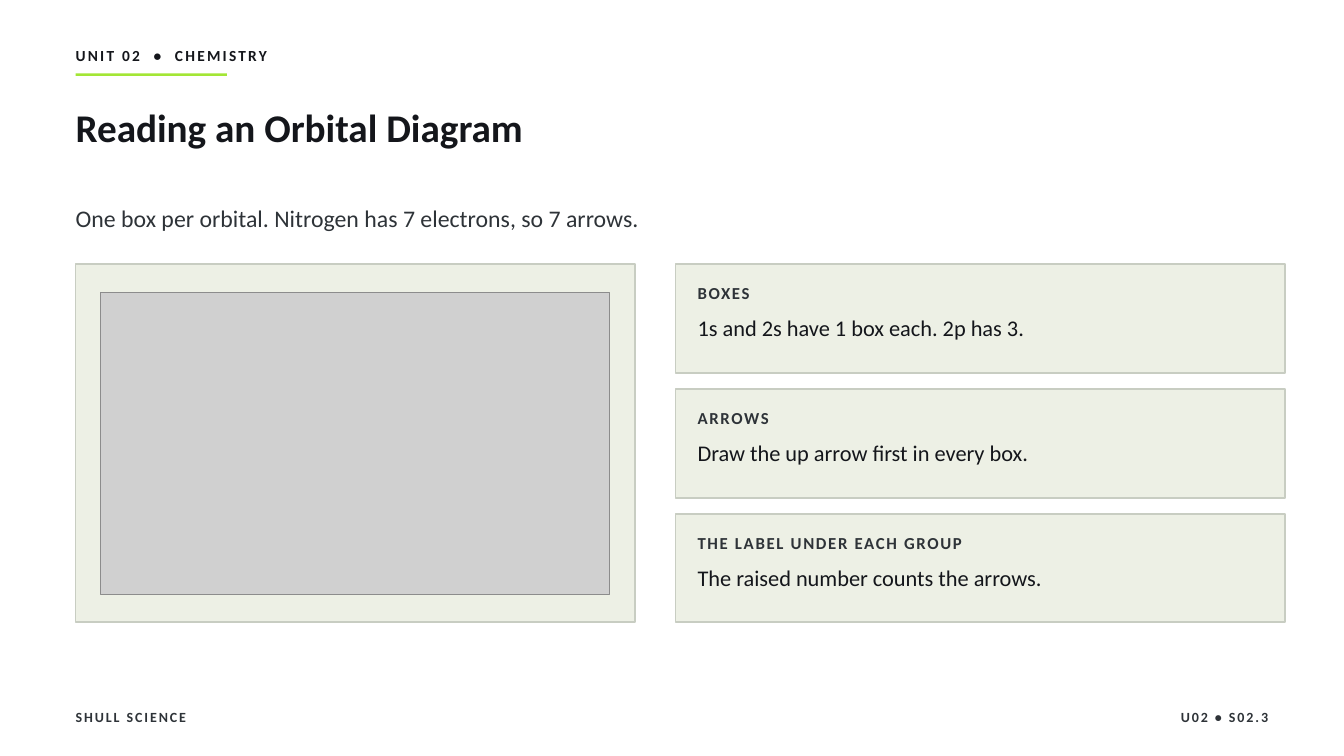
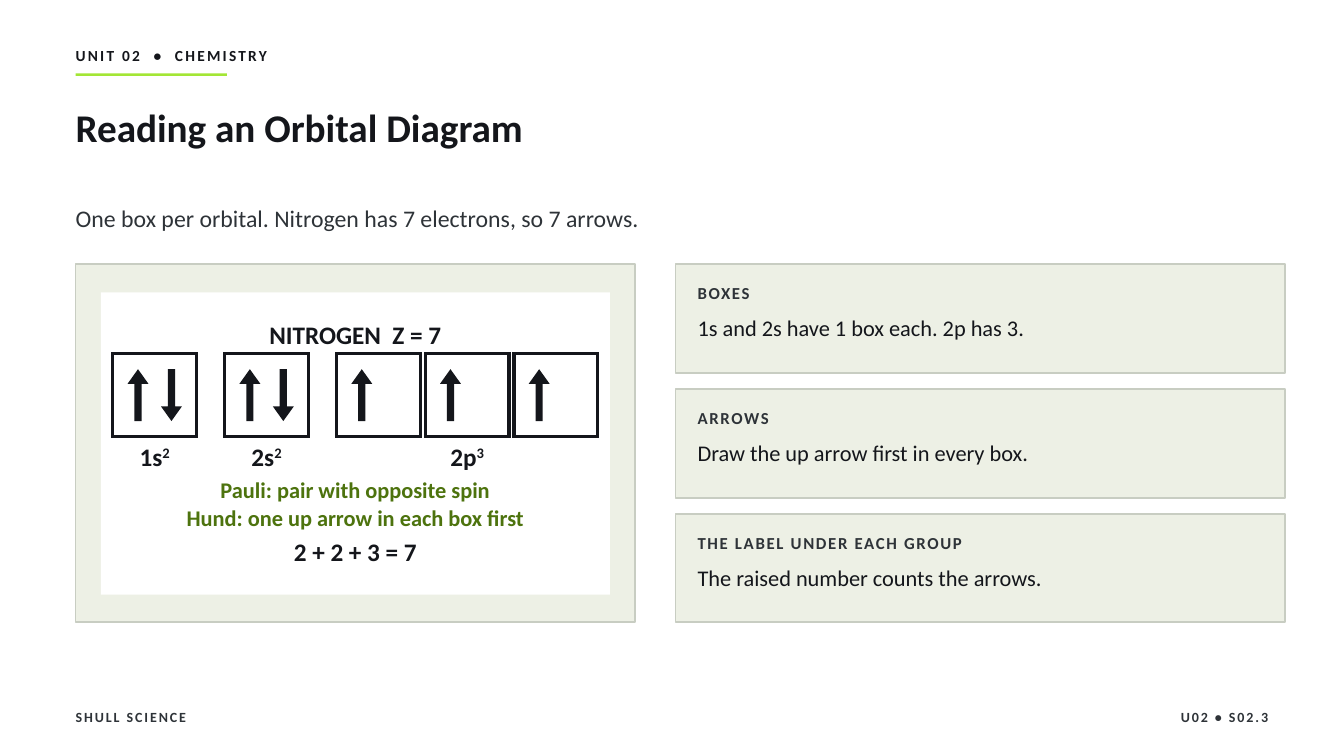
Before and after one commit to Hayabusa015/WorkWork, a slide deck: slide 7 of deliverables/chem-u02/SHULL_CHEM_Slides_U02_S02.3.pptx. Drawn at 1344x756 pixels with LibreOffice and Linux fonts; fonts in the diff are those of the drawing; grey boxes stand for pictures. Boxes give left, top, right and bottom in pixels: in the first picture for what was removed or moved away, otherwise in the second. Text is boxed around its words. In the diff, an @@ line names an element or a change of style, - is before the commit and + after.

```diff
--- a/deliverables/chem-u02/SHULL_CHEM_Slides_U02_S02.3.pptx
+++ b/deliverables/chem-u02/SHULL_CHEM_Slides_U02_S02.3.pptx
@@ picture removed at bbox=[101, 292, 610, 595] @@
@@ rectangle added at bbox=[101, 292, 610, 595], fill #FFFFFF @@
@@ up arrow added at bbox=[128, 369, 149, 420], fill #14161B @@
@@ down arrow added at bbox=[161, 369, 182, 420], fill #14161B @@
@@ up arrow added at bbox=[240, 369, 261, 420], fill #14161B @@
@@ down arrow added at bbox=[273, 369, 294, 420], fill #14161B @@
@@ up arrow added at bbox=[352, 369, 373, 420], fill #14161B @@
@@ up arrow added at bbox=[441, 369, 462, 420], fill #14161B @@
@@ up arrow added at bbox=[529, 369, 551, 420], fill #14161B @@
@@ group added at bbox=[103, 327, 608, 472]: 5 rectangles, 4 texts @@
+NITROGEN Z = 7
+1s2
+2s2
+2p3
@@ text added at bbox=[220, 482, 489, 502], 16 pt, text #4D730E, bold @@
+Pauli: pair with opposite spin
@@ text added at bbox=[187, 510, 523, 530], 16 pt, text #4D730E, bold @@
+Hund: one up arrow in each box first
@@ text added at bbox=[294, 544, 417, 561], 18 pt, text #14161B, bold @@
+2 + 2 + 3 = 7
```
Also in this commit, not shown: 2 other slides changed, 1 slide added, 5 other files.
